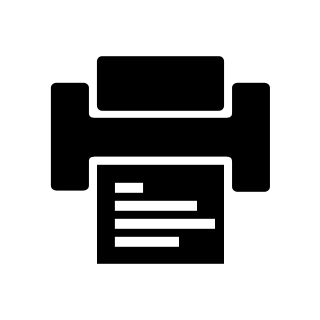
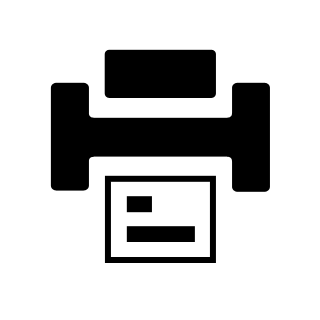
Layered file, before and after one edit (320×320). Changes by layer:
removed layer "Shape 2 copy 3" from group "Stripes" over [114,236,179,247]
removed layer "Shape 2 copy 2" from group "Stripes" over [114,218,215,229]
painted on "Shape 2 copy" over [114,200,197,242]
painted on "Shape 2" over [114,182,152,213]
added layer "Shape 1 copy" above "Shape 1" over [104,175,216,263]
painted on "Shape 1" over [96,49,225,264]
